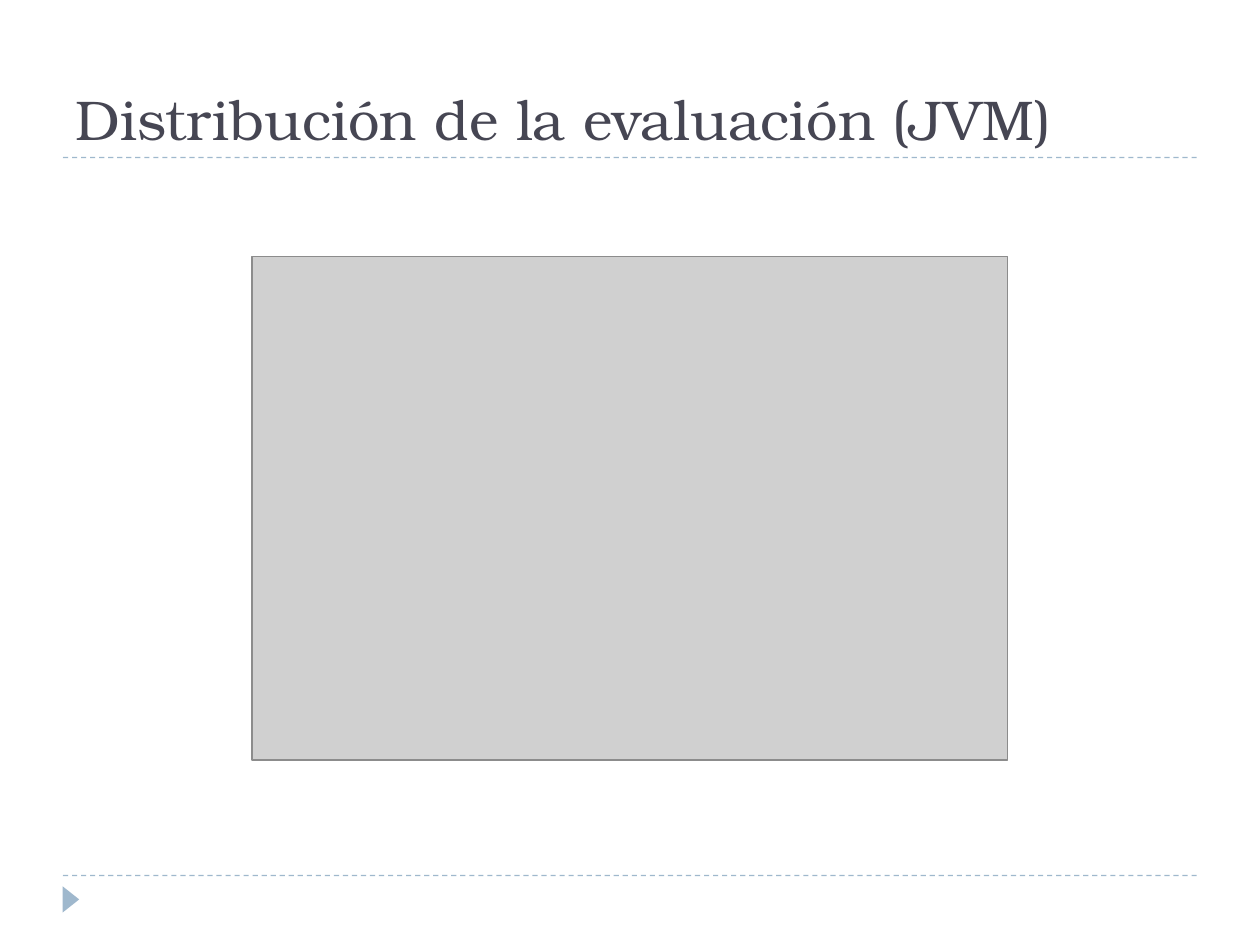
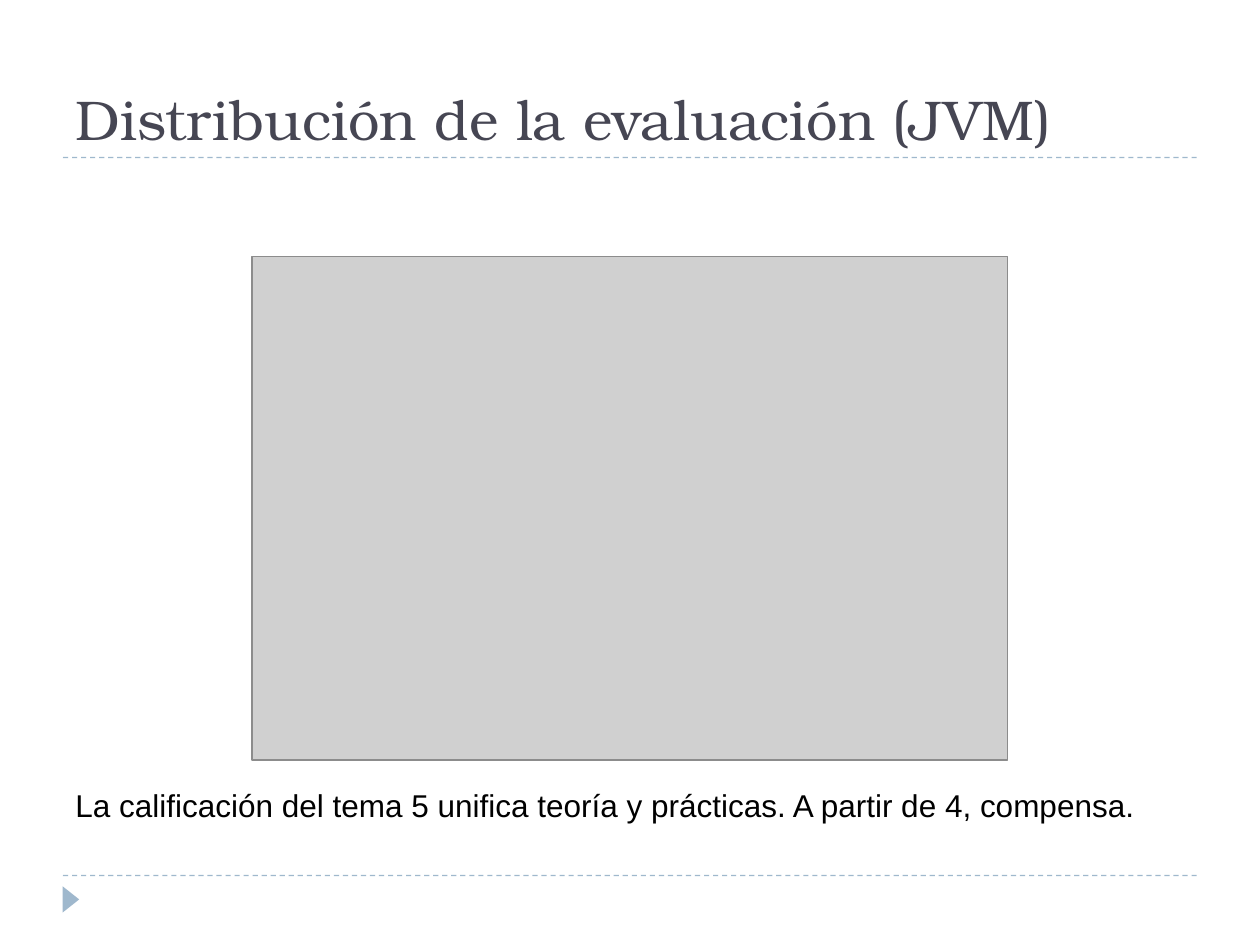
Before and after one commit to luisfromero/fucomp, a slide deck: slide 14 of temas/intro2024.pptx. Drawn at 1260x945 pixels with LibreOffice and Linux fonts; fonts in the diff are those of the drawing; grey boxes stand for pictures. Boxes give left, top, right and bottom in pixels: in the first picture for what was removed or moved away, otherwise in the second. Text is boxed around its words. In the diff, an @@ line names an element or a change of style, - is before the commit and + after.

```diff
--- a/temas/intro2024.pptx
+++ b/temas/intro2024.pptx
@@ text added at box(75, 793, 1134, 823), 18 pt, text #000000 @@
+La calificación del tema 5 unifica teoría y prácticas. A partir de 4, compensa.
```
Also in this commit, not shown: 1 other slide changed, 1 other file.
